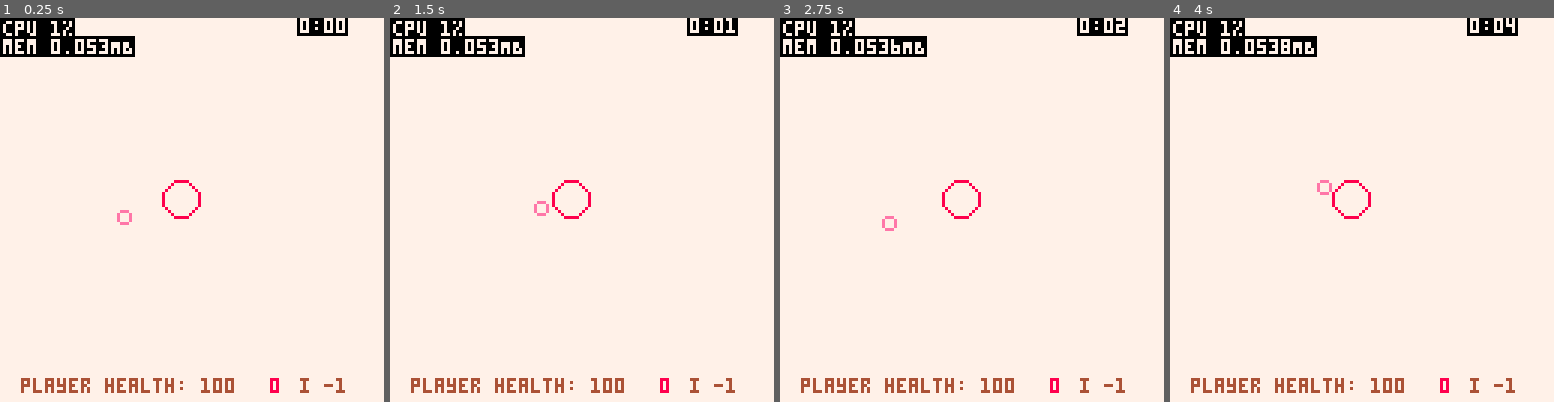
Above: before the commit, frames 1-4 (left to right).
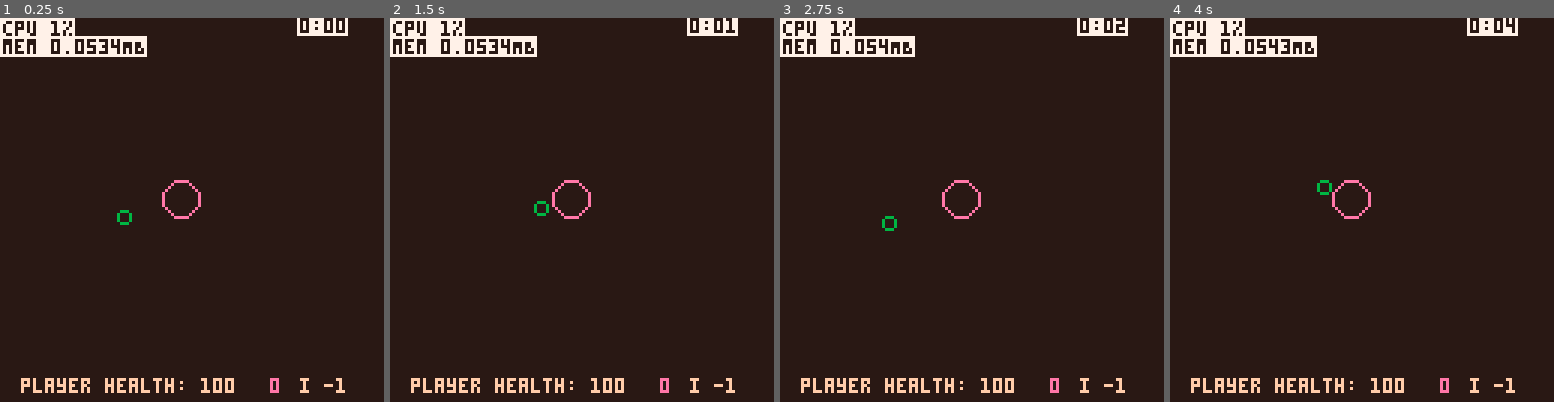
Above: after the commit, the same moments.

Repository: wsasaki01/bath-hack-2026
Game: PICO-8 cartridge fake.p8
Same seed, same stepped clock (60 frames per second), same inputs: the game is played once before the commit and once after it.
Inputs:
- Up to frame 1 (0.25 s): no input
- Up to frame 2 (1.5 s): tap O (Z key) at 0.7 s
- Up to frame 3 (2.75 s): hold Right 1.6-2.1 s; tap O (Z key) at 1.7, 2.1, 2.5 s; hold Up 2.15-2.42 s; hold Right from 2.47 s (still down)
- Up to frame 4 (4 s): tap O (Z key) at 2.9, 3.3, 3.7 s; release Right at 3.03 s; hold Left 3.08-3.58 s; hold Down 3.63-3.97 s

The runs differ from the first frame. In frame 1, 100% of the frame differs, in the area x 0-100%, y 0-100%; in frame 2, 100%; in frame 3, 100%; in frame 4, 100%.

Commit message:
player animation sprites

Diff:
--- a/init.lua
+++ b/init.lua
@@ -1,6 +1,7 @@
 function _init()
 	printh("**********************")
-
+	poke(0x5f2e,1)
+	pal({[0]=7,6,0,-4,15,4,-12,-16,14,8,-8,-15,-9,-6,-5,-13},1)
 	-- Global counter, increments every frame
 	global_cnt = 0
 
--- a/update.lua
+++ b/update.lua
@@ -1,4 +1,5 @@
 function _update()
+
 	-- Increment and reset global counter at limit
 	global_cnt += 1
 	if (global_cnt > 30000) global_cnt = 0
Not shown, changed: 162 lines of the sprite sheet (__gfx__) section of bh26.p8
Not shown, changed: the thumbnail (__label__) section of bh26.p8
